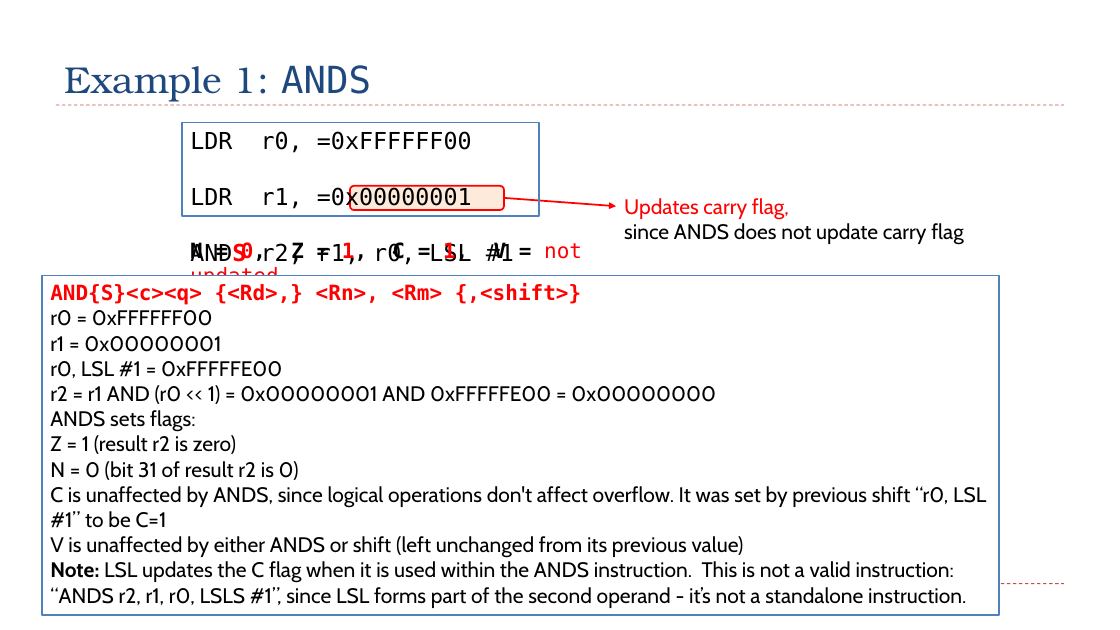
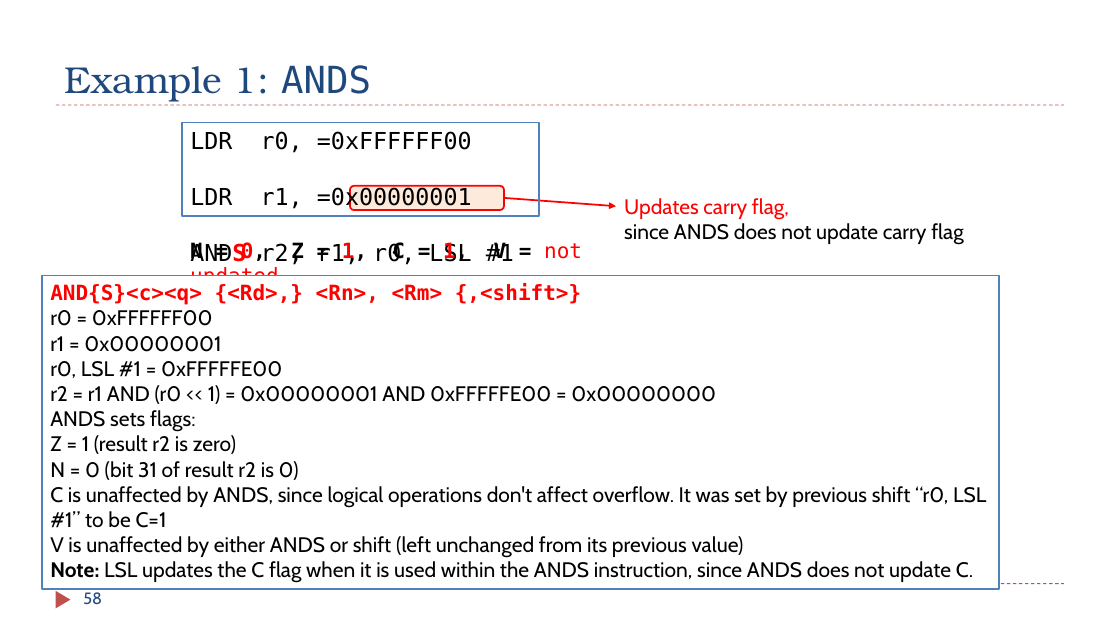
Before and after one commit to guhofstra/CSC111Fa25, a slide deck: slide 58 of PPTs/Ch4_ARM_Arithmetic_Logic.pptx. Drawn at 1120x630 pixels with LibreOffice and Linux fonts; fonts in the diff are those of the drawing. Boxes give left, top, right and bottom in pixels: in the first picture for what was removed or moved away, otherwise in the second. Text is boxed around its words. In the diff, an @@ line names an element or a change of style, - is before the commit and + after.

```diff
--- a/PPTs/Ch4_ARM_Arithmetic_Logic.pptx
+++ b/PPTs/Ch4_ARM_Arithmetic_Logic.pptx
@@ rectangle "AND{S}<c><q> {<Rd>,} <Rn>, <Rm> {,<shift>}" resized from (x1=42, y1=276, x2=999, y2=615) to (x1=42, y1=276, x2=999, y2=590) @@
@@ text in rectangle at (x1=50, y1=561, x2=973, y2=583): text changed @@
-Note: LSL updates the C flag when it is used within the ANDS instruction. This is not a valid instruction: “ANDS r2, r1, r0, LSLS #1”, since LSL forms part of the second operand - it’s not a standalone instruction.
+Note: LSL updates the C flag when it is used within the ANDS instruction, since ANDS does not update C.
@@ triangle added at (x1=56, y1=591, x2=71, y2=609), fill #C0504D @@
```
Also in this commit, not shown: 2 other slides changed, 1 slide added, 4 other files.
